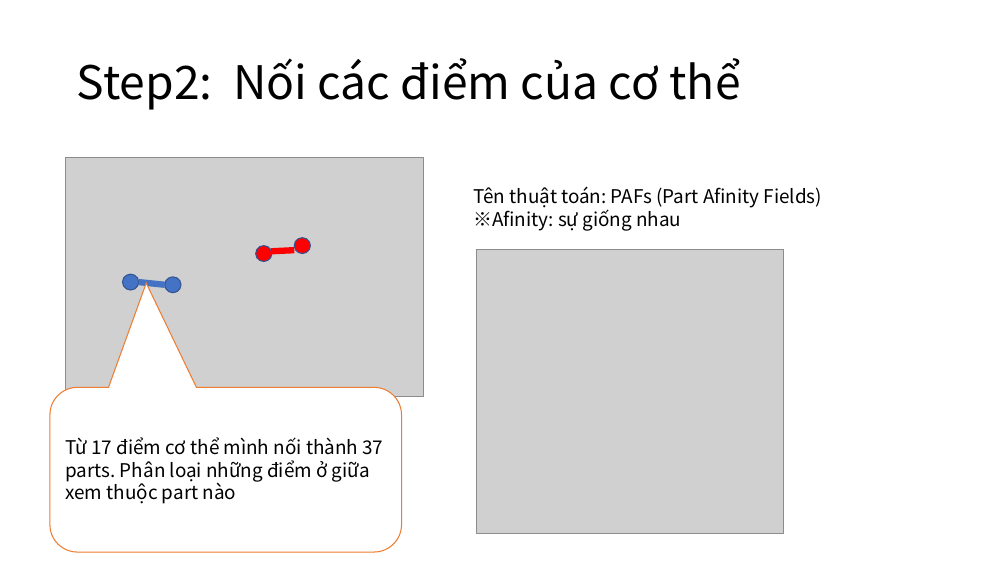
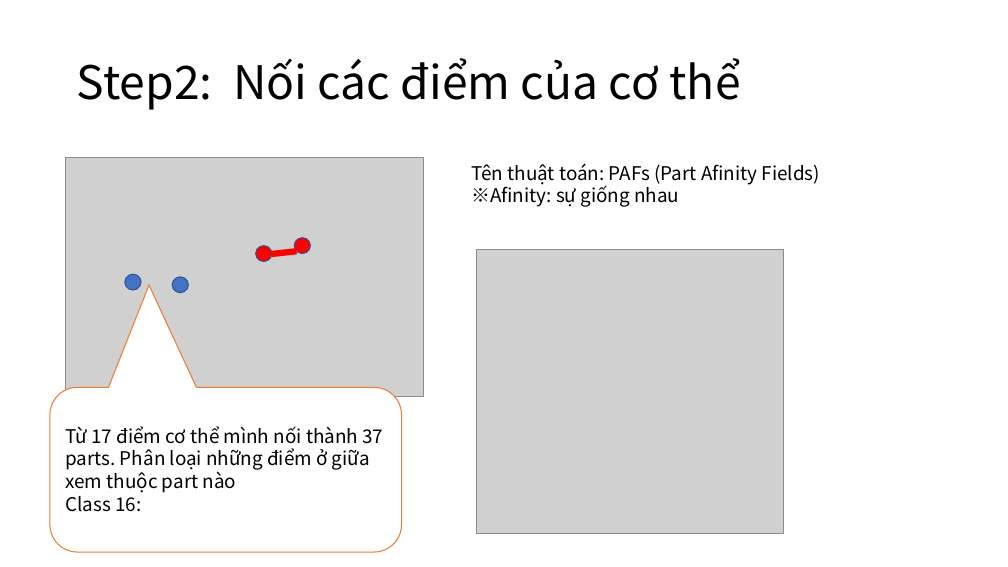
Before and after one commit to makotovnjp/Talent5OpenPose, a slide deck: slide 9 of doc/Talent5OpenPoseWeek1.pptx. Drawn at 1008x567 pixels with LibreOffice and Linux fonts; fonts in the diff are those of the drawing; grey boxes stand for pictures. Boxes give left, top, right and bottom in pixels: in the first picture for what was removed or moved away, otherwise in the second. Text is boxed around its words. In the diff, an @@ line names an element or a change of style, - is before the commit and + after.

```diff
--- a/doc/Talent5OpenPoseWeek1.pptx
+++ b/doc/Talent5OpenPoseWeek1.pptx
@@ text "Tên thuật toán: PAFs (Part ...": place and size @@
-text "Tên thuật toán: PAFs (Part ..." at [473,186,822,231]
+text "Tên thuật toán: PAFs (Part ..." at [471,163,820,207]
@@ line moved from (271, 251) - (294, 250) to (271, 254) - (296, 251) @@
@@ line removed from (138, 282) to (165, 285) @@
@@ ellipse: place and size @@
-ellipse at [165,277,181,293]
+ellipse at [172,277,188,293]
@@ rounded speech box "Từ 17 điểm cơ thể ..." at [50,387,402,552]: proportions changed @@
@@ text in rounded speech box at [65,491,141,512]: paragraph added @@
+Class 16:
```
Also in this commit, not shown: 5 other slides changed, 1 slide added, 2 other files.
